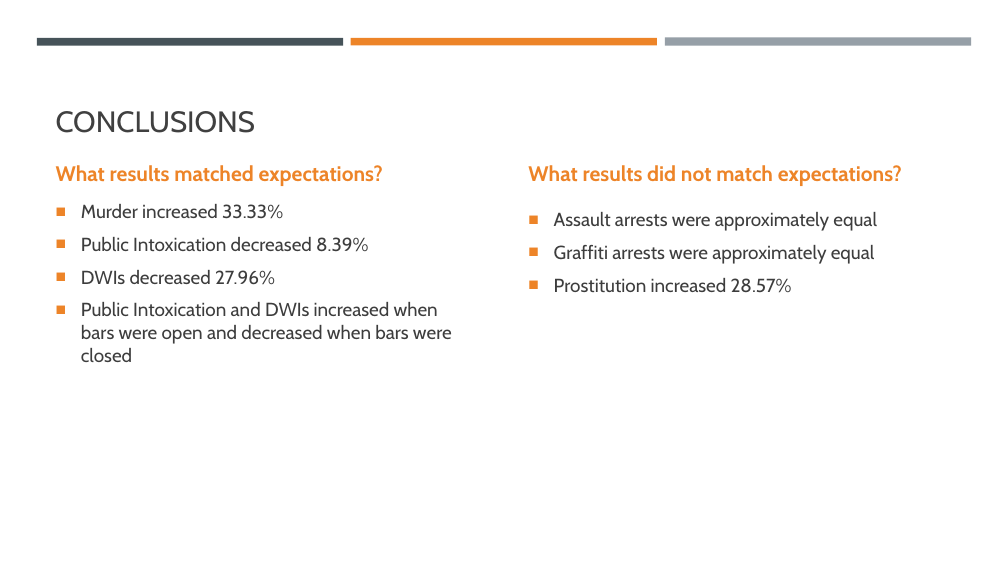
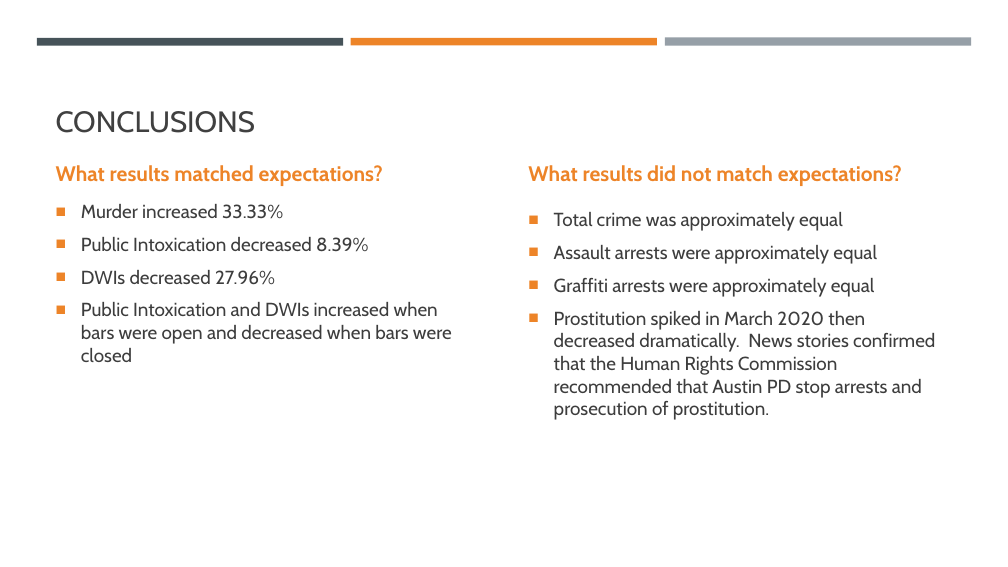
Before and after one commit to ibeth92/Crime_in_the_Time_of_COVID, a slide deck: slide 23 of CRIME IN THE TIME OF COVID.pptx (slide 17 before the commit). Drawn at 1008x567 pixels with LibreOffice and Linux fonts; fonts in the diff are those of the drawing. Boxes give left, top, right and bottom in pixels: in the first picture for what was removed or moved away, otherwise in the second. Text is boxed around its words. In the diff, an @@ line names an element or a change of style, - is before the commit and + after.

```diff
--- a/CRIME IN THE TIME OF COVID.pptx
+++ b/CRIME IN THE TIME OF COVID.pptx
@@ text at [554, 212, 843, 231]: paragraph added @@
+■ Total crime was approximately equal
@@ text at [554, 311, 935, 420]: text changed @@
-■ Prostitution increased 28.57%
+■ Prostitution spiked in March 2020 then decreased dramatically. News stories confirmed that the Human Rights Commission recommended that Austin PD stop arrests and prosecution of prostitution.
```
Also in this commit, not shown: 5 other slides changed, 7 slides added, 1 slide removed.
